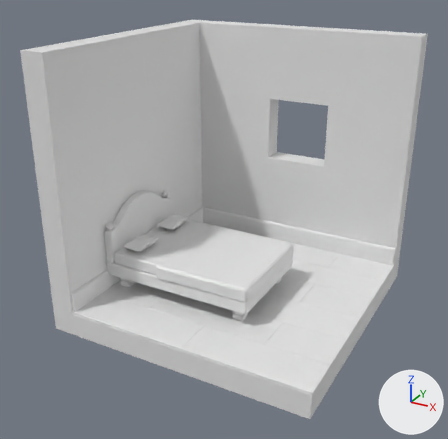
Two versions of the Blender file Mini Bedroom/mini-bedroom.blend, one commit apart.
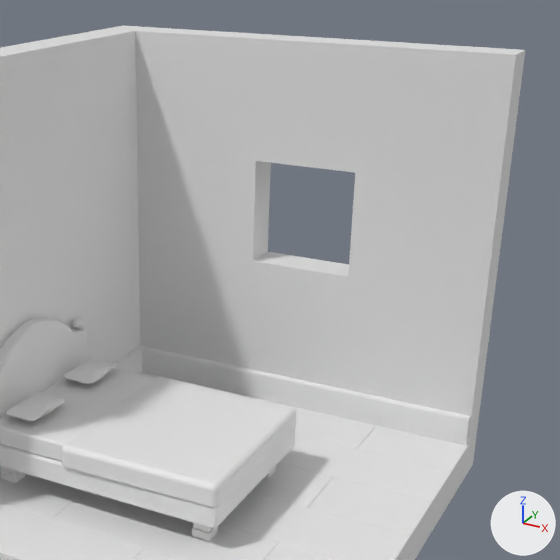
Each version appears first whole from a 50 mm lens placed at (6.04, -12.05, 7.75), pointed at (-0.47, -0.22, 1.83), and next in a close-up on the part from 27% to 100% of the width and 1% to 76% of the height. The lights are fixed; the arrows at lower right show +X, +Y and +Z.

Before the edit, the objects in view are built like this:
```python
me_cube_001 = bpy.data.meshes.new('Cube.001')
me_cube_001.from_pydata(...)  # 18 vertices, 16 faces; spans x -1.2..1.0, y -1.0..1.2, z -1.2..1.0
me_cube_006 = bpy.data.meshes.new('Cube.006')
me_cube_006.from_pydata(...)  # a box spanning x -2.21..2.21, y -1.5..1.5, z -0.32..0.09
me_cube_008 = bpy.data.meshes.new('Cube.008')
me_cube_008.from_pydata(...)  # 36 vertices, 34 faces; spans x -0.12..0.12, y -1.5..1.5, z -0.65..0.97
ob_bed = bpy.data.objects.new('bed', me_cube_006)
ob_bed.location = (-1.04, -0.35, 0.65)
ob_bed.scale = (0.865, 0.865, 0.865)
_m = ob_bed.modifiers.new('Bevel', 'BEVEL')
_m.width = 0.055
_m.width_pct = 0.055
_m.segments = 11
_m.harden_normals = True
ob_bed_support = bpy.data.objects.new('bed-support', me_cube_008)
ob_bed_support.location = (-2.84, -0.35, 1.29)
ob_bed_support.scale = (0.865, 0.865, 0.865)
_m = ob_bed_support.modifiers.new('Bevel', 'BEVEL')
_m.width = 0.055
_m.width_pct = 0.055
_m.segments = 11
_m.harden_normals = True
_m = ob_bed_support.modifiers.new('Subdivision', 'SUBSURF')
_m.levels = 2
ob_walls = bpy.data.objects.new('Walls', me_cube_001)
ob_walls.location = (-0.01, -0.01, 2.93)
ob_walls.scale = (2.95, 2.95, 2.95)
_m = ob_walls.modifiers.new('Boolean', 'BOOLEAN')
_m.object = ob_window_boolean
# also in view: 'Floor trim' at (-0.03, 0.01, 0.27); 'mattress' at (-0.94, -0.35, 0.88); 'pillow' at (-2.31, -0.35, 1.14); 'Floor' at (0.0, 0.0, -0.01); 'blanket' at (-0.29, -0.35, 0.88)
```
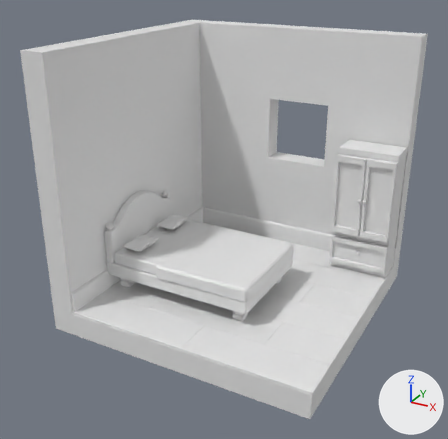
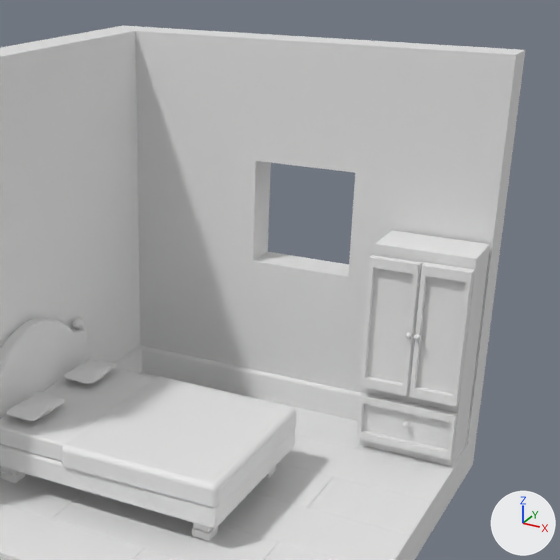
Where the change shows, as pixel boxes [x1, y1, x2, y2] in the close-ups (560 x 560 px):
'Cube', added: after [357, 230, 490, 467]

Patch to the scene script:
```diff
--- a/Mini Bedroom/mini-bedroom.blend.py
+++ b/Mini Bedroom/mini-bedroom.blend.py
@@ me_cube @@
+me_cube.from_pydata(...)  # 156 vertices, 154 faces; spans x -1.0..1.0, y -1.49..1.0, z -1.0..1.0
@@ ob_cube @@
+ob_cube = bpy.data.objects.new('Cube', me_cube)
+ob_cube.location = (2.19, 2.5, 1.65)
+ob_cube.scale = (0.726, 0.385, 1.62)
+_m = ob_cube.modifiers.new('Bevel', 'BEVEL')
+_m = ob_cube.modifiers.new('Bevel.001', 'BEVEL')
+_m.width = 0.14
+_m.width_pct = 0.14
+_m.segments = 7
```
